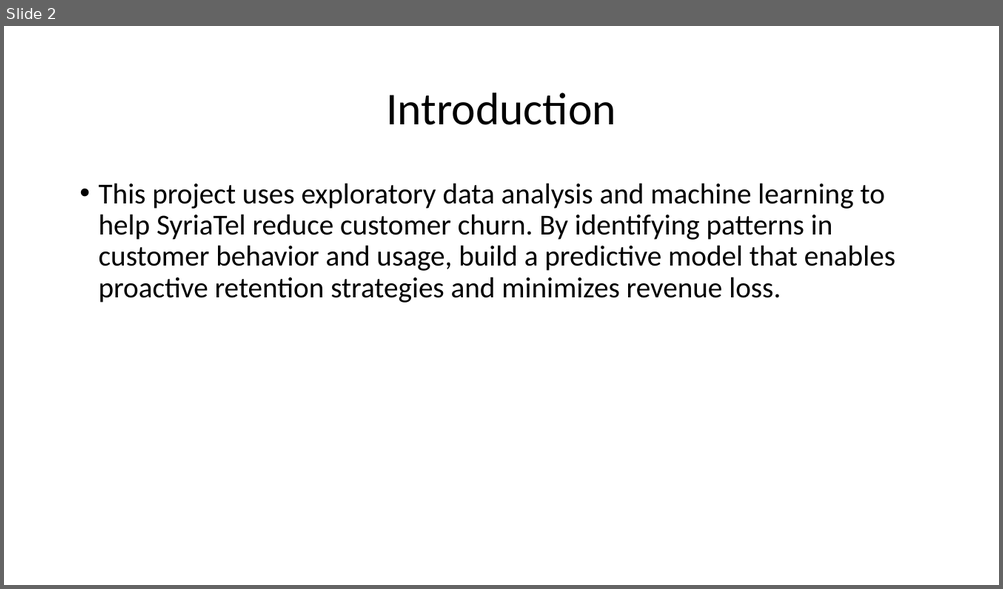
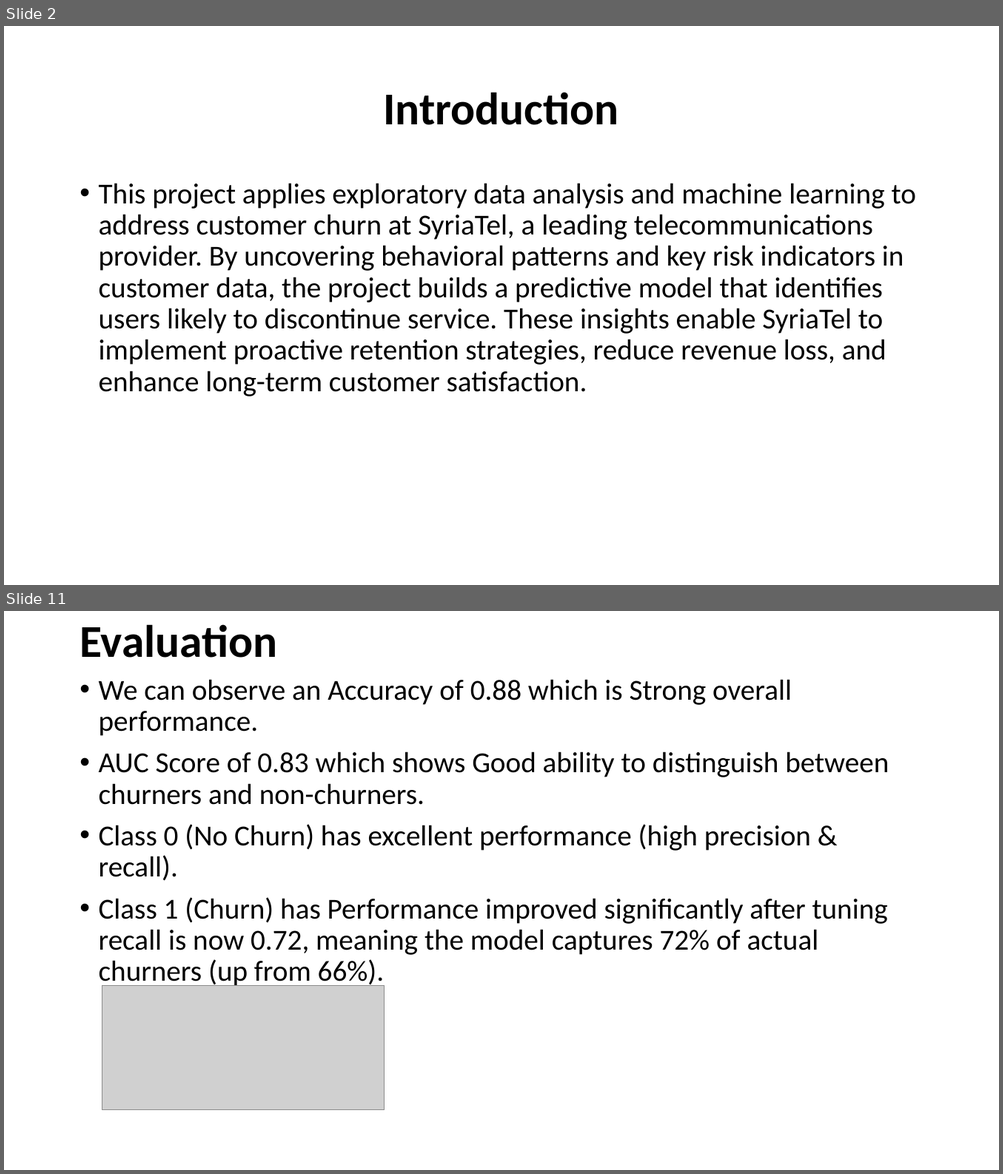
Before and after one commit to Dantonkip/Phase_3-project, a slide deck: Powepoint.pptx. Shown one above the other, each under a label of ours: slide 2 before the commit, slides 2 and 11 after it; the slides between them are not shown. The pictures are 1003x589 and 1003x1174 pixels, drawn with LibreOffice and Linux fonts; fonts in the diff are those of the drawing; grey boxes stand for pictures; background and template pictures are left out. Boxes give left, top, right and bottom in pixels: in the first picture for what was removed or moved away, otherwise in the second. Text is boxed around its words. In the diff, an @@ line names an element or a change of style, - is before the commit and + after.

```diff
--- a/Powepoint.pptx
+++ b/Powepoint.pptx
@@ slide 11 added at [4,611,999,1170], background picture (left out) @@
@@ title added at [79,624,277,658], 44 pt, text #000000, bold @@
+Evaluation
@@ text added at [99,679,888,989], 28 pt, text #000000 @@
+• We can observe an Accuracy of 0.88 which is Strong overall performance.
+• AUC Score of 0.83 which shows Good ability to distinguish between churners and non-churners.
+• Class 0 (No Churn) has excellent performance (high precision & recall).
+• Class 1 (Churn) has Performance improved significantly after tuning recall is now 0.72, meaning the model captures 72% of actual churners (up from 66%).
@@ picture added at [102,985,384,1111] @@
@@ slide 2 changed as well @@
@@ title "Introduction" at [383,92,618,125]: bold on @@
@@ text at [99,183,916,397]: text changed @@
-• This project uses exploratory data analysis and machine learning to help SyriaTel reduce customer churn. By identifying patterns in customer behavior and usage, build a predictive model that enables proactive retention strategies and minimizes revenue loss.
+• This project applies exploratory data analysis and machine learning to address customer churn at SyriaTel, a leading telecommunications provider. By uncovering behavioral patterns and key risk indicators in customer data, the project builds a predictive model that identifies users likely to discontinue service. These insights enable SyriaTel to implement proactive retention strategies, reduce revenue loss, and enhance long-term customer satisfaction.
```
Also in this commit, not shown: 1 other slide changed, 10 other slides added, 1 slide removed, 1 other file.
